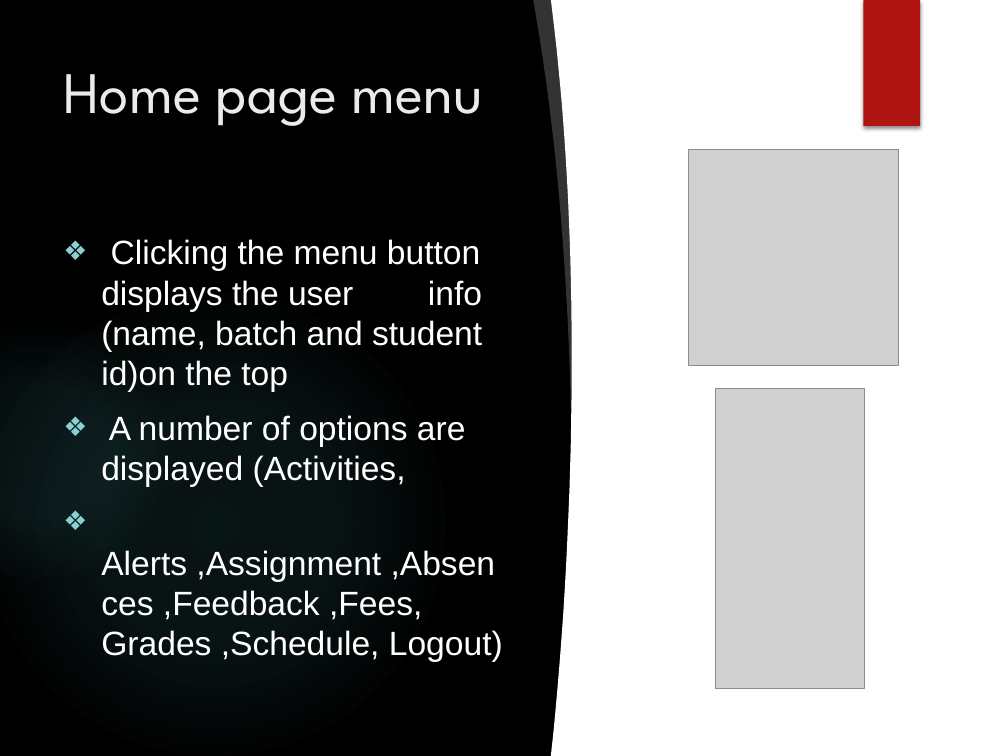
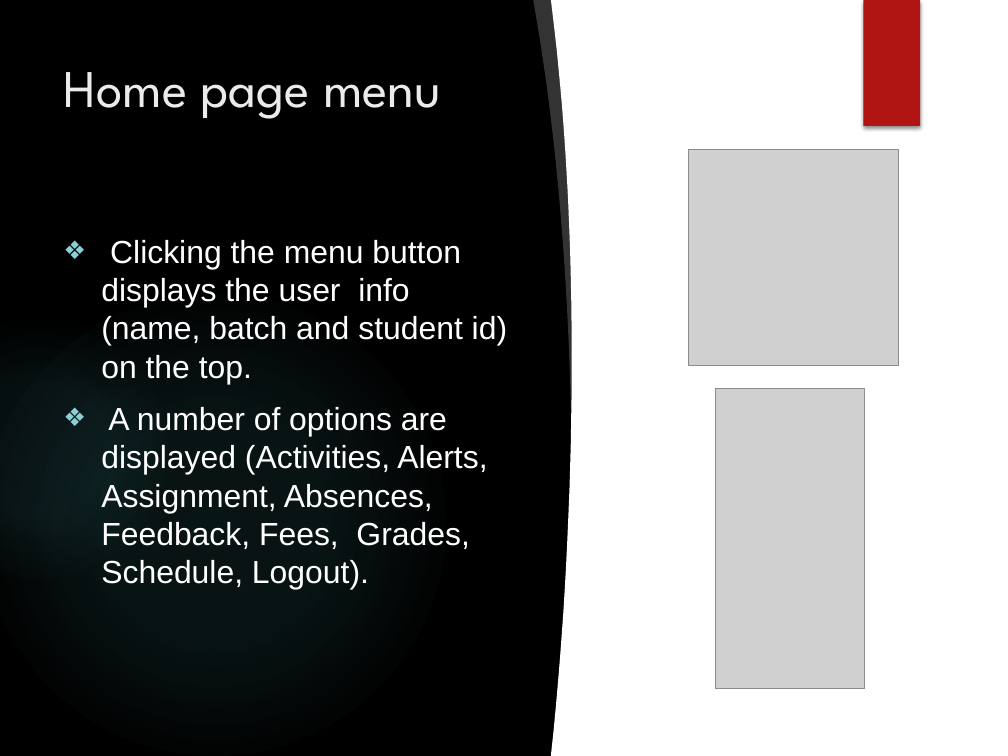
Before and after one commit to avtargill/School-Cegep, a slide deck: slide 7 of PPT_School_App.pptx. Drawn at 1008x756 pixels with LibreOffice and Linux fonts; fonts in the diff are those of the drawing; grey boxes stand for pictures; background and template pictures are left out. Boxes give left, top, right and bottom in pixels: in the first picture for what was removed or moved away, otherwise in the second. Text is boxed around its words. In the diff, an @@ line names an element or a change of style, - is before the commit and + after.

Commit message:
Add files via upload
PPT upload

```diff
--- a/PPT_School_App.pptx
+++ b/PPT_School_App.pptx
@@ title "Home page menu" at (63,72,441,119): size 42 to 37.8 pt @@
@@ text at (101,240,507,590): text changed; size 24 to 22.8 pt @@
-❖ Clicking the menu button displays the user info (name, batch and student id)on the top
-❖ A number of options are displayed (Activities,
-❖ Alerts ,Assignment ,Absences ,Feedback ,Fees, Grades ,Schedule, Logout)
+❖ Clicking the menu button displays the user info (name, batch and student id) on the top.
+❖ A number of options are displayed (Activities, Alerts, Assignment, Absences, Feedback, Fees, Grades, Schedule, Logout).
```
Also in this commit, not shown: 8 other slides changed, 2 slides removed.
